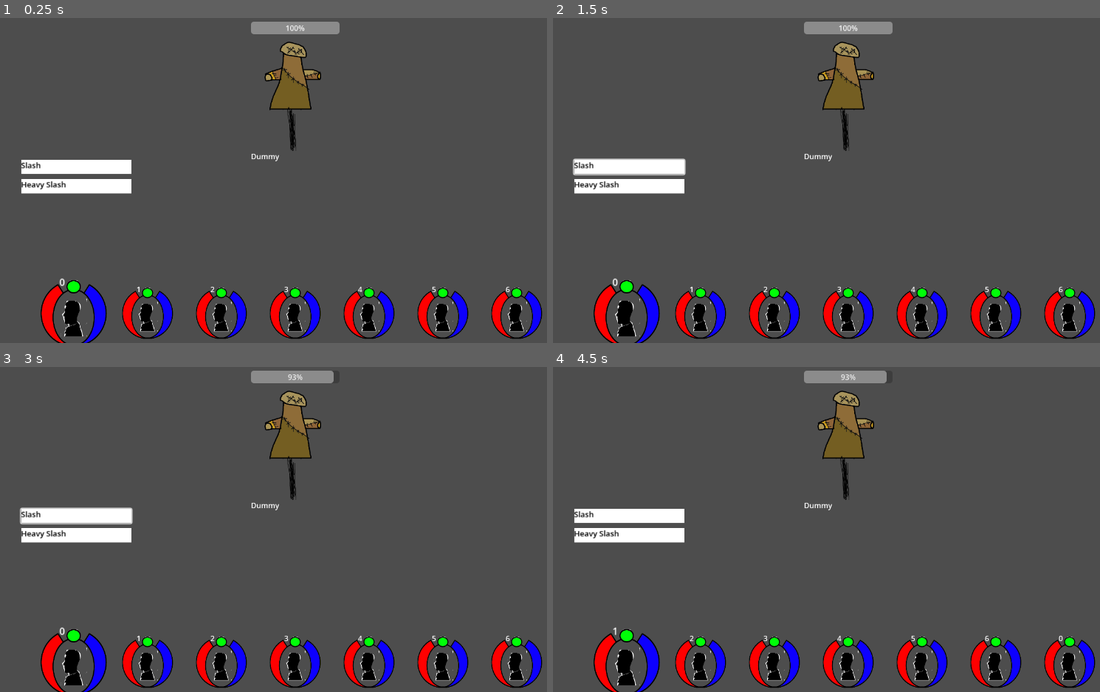
Above: before the commit, frames 1-4 (two rows, left to right).
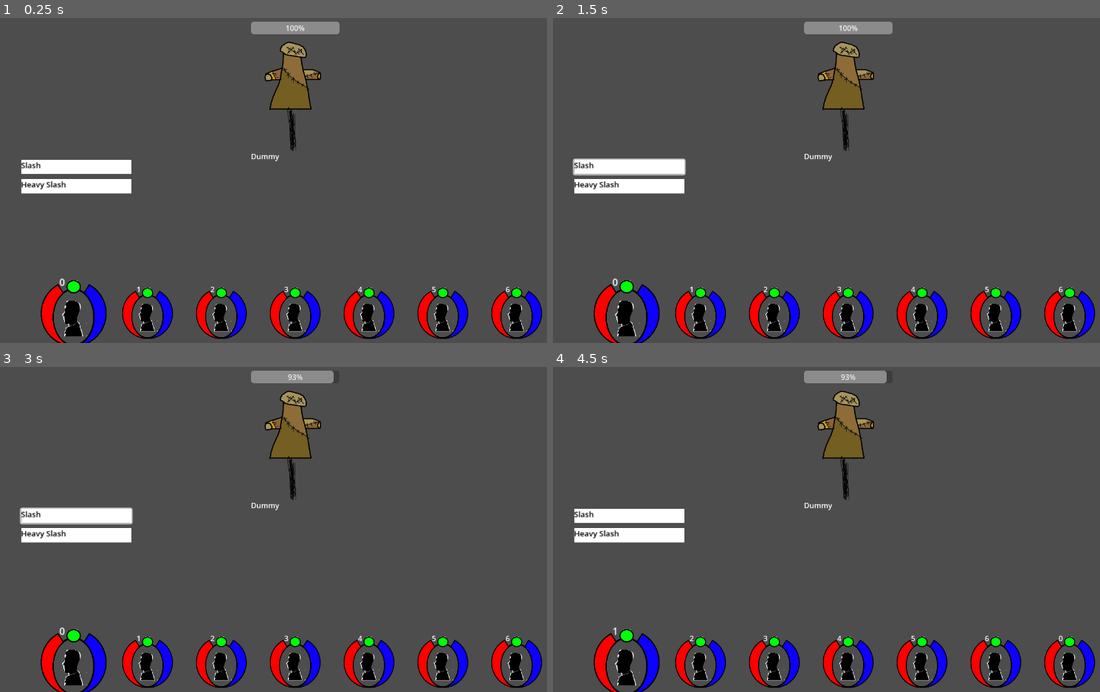
Above: after the commit, the same moments.

Repository: JaroschJr/RPG
Game: Godot game, scene res://Battle/Battlefield.tscn
The game is run twice, just before and just after one commit, with the same random seed, the same clock (stepped at 60 frames per second) and the same inputs. The project has no main scene, so this scene is started directly.
Inputs (mouse positions are in pixels of both pictures, inside the frame that each line leads up to):
- Up to frame 1 (0.25 s): no input
- Up to frame 2 (1.5 s): click (629, 167) at 0.52 s; click (629, 167) at 1.27 s
- Up to frame 3 (3 s): click (76, 516) at 2.02 s; tap Enter at 2.75 s; move the mouse to (295, 441) at 2.77 s; click (295, 441) at 2.85 s
- Up to frame 4 (4.5 s): tap Space at 3.5 s; move the mouse to (624, 662) at 3.52 s; click (624, 662) at 3.6 s; tap Enter at 4.25 s; move the mouse to (700, 662) at 4.27 s; click (700, 662) at 4.35 s

The runs differ from the first frame. In frame 1, 0.3% of the frame differs, in the area x 7-99%, y 82-100%; in frame 2, 0.3%; in frame 3, 0.3%; in frame 4, 0.3%.

Commit message:
Placeholder character icon replaced with a set of components- portrait, health bars, and so on.

Diff:
--- a/Battle/BatleCharacter.gd
+++ b/Battle/BatleCharacter.gd
@@ -2,6 +2,10 @@
 var BattleRef
 var mousedOver
 var strength
+var max_stamina
+var stamina
+var max_life
+var life
 
 # Called when the node enters the scene tree for the first time.
 func _ready():
@@ -9,11 +13,18 @@
 	BattleRef = get_node("/root/Battlefield")
 	strength = 10
 
+
 # "_init()" is how constructors are declared in gdscript
 func _set_up(new_name, new_strength,ability_list):
 	strength = new_strength
 	_set_name(new_name)
 	$AbilityMenu._set_up(ability_list)
+	max_stamina = 100
+	stamina = 100
+	max_life = 100
+	life = 100
+	$BarScalingParent1/LifeBar.value = 100
+	$BarScalingParent2/StaminaBar.value = 100
 
 # Called every frame. 'delta' is the elapsed time since the previous frame.
 func _process(delta):
--- a/Battle/BatleCharacter.tscn
+++ b/Battle/BatleCharacter.tscn
@@ -1,8 +1,14 @@
-[gd_scene load_steps=5 format=3 uid="uid://4fgpi22ih745"]
+[gd_scene load_steps=11 format=3 uid="uid://4fgpi22ih745"]
 
 [ext_resource type="Script" path="res://Battle/BatleCharacter.gd" id="1_pss86"]
-[ext_resource type="Texture2D" uid="uid://chclnqlvsnnmg" path="res://ImageAssets/CharIcon.png" id="2_ql2ck"]
+[ext_resource type="Texture2D" uid="uid://bxc8ihfhvod30" path="res://ImageAssets/PlaceholderPortrait.png" id="2_0b0fp"]
 [ext_resource type="PackedScene" uid="uid://c35gi2gka7rll" path="res://Battle/AbilityMenu.tscn" id="3_wwn3o"]
+[ext_resource type="Texture2D" uid="uid://s8x826iqw4a0" path="res://ImageAssets/PortraitBorder.png" id="4_kn61g"]
+[ext_resource type="Texture2D" uid="uid://bun8hqtmwemfm" path="res://ImageAssets/CharLifeEmpty.png" id="5_7btmc"]
+[ext_resource type="Texture2D" uid="uid://b8ffwa60fvvo4" path="res://ImageAssets/CharLifeFull.png" id="6_cl3yu"]
+[ext_resource type="Texture2D" uid="uid://fchg8xaaqarw" path="res://ImageAssets/CharStamEmpty.png" id="7_buosa"]
+[ext_resource type="Texture2D" uid="uid://bqlnc3kf7pms3" path="res://ImageAssets/CharStamFull.png" id="8_13h8e"]
+[ext_resource type="Texture2D" uid="uid://b4ipsmgxfgfh7" path="res://ImageAssets/MovedIconTrue.png" id="9_unpyu"]
 
 [sub_resource type="CircleShape2D" id="CircleShape2D_f7krl"]
 radius = 56.0
@@ -13,7 +19,7 @@
 [node name="Portrait" type="Sprite2D" parent="."]
 position = Vector2(0, -1.52588e-05)
 scale = Vector2(0.213333, 0.213333)
-texture = ExtResource("2_ql2ck")
+texture = ExtResource("2_0b0fp")
 
 [node name="Area2D" type="Area2D" parent="."]
 
@@ -29,6 +35,38 @@
 [node name="AbilityMenu" parent="." instance=ExtResource("3_wwn3o")]
 position = Vector2(0, -128)
 
+[node name="PortraitFrame" type="Sprite2D" parent="."]
+scale = Vector2(0.213333, 0.213333)
+texture = ExtResource("4_kn61g")
+
+[node name="BarScalingParent1" type="Node2D" parent="."]
+scale = Vector2(0.213, 0.213)
+
+[node name="LifeBar" type="TextureProgressBar" parent="BarScalingParent1"]
+offset_left = -300.0
+offset_top = -300.0
+offset_right = 300.0
+offset_bottom = 300.0
+fill_mode = 3
+texture_under = ExtResource("5_7btmc")
+texture_progress = ExtResource("6_cl3yu")
+
+[node name="BarScalingParent2" type="Node2D" parent="."]
+scale = Vector2(0.213, 0.213)
+
+[node name="StaminaBar" type="TextureProgressBar" parent="BarScalingParent2"]
+offset_left = -300.469
+offset_top = -300.469
+offset_right = 299.531
+offset_bottom = 299.531
+fill_mode = 3
+texture_under = ExtResource("7_buosa")
+texture_progress = ExtResource("8_13h8e")
+
+[node name="MovedIndicator" type="Sprite2D" parent="."]
+scale = Vector2(0.213333, 0.213333)
+texture = ExtResource("9_unpyu")
+
 [connection signal="mouse_entered" from="Area2D" to="." method="_on_area_2d_mouse_entered"]
 [connection signal="mouse_exited" from="Area2D" to="." method="_on_area_2d_mouse_exited"]
 [connection signal="AbilityUsedSignal" from="AbilityMenu" to="." method="_ability_selected"]
Not shown: 1 places in Battle/TrainingDummy.tscn that only renumber resources
